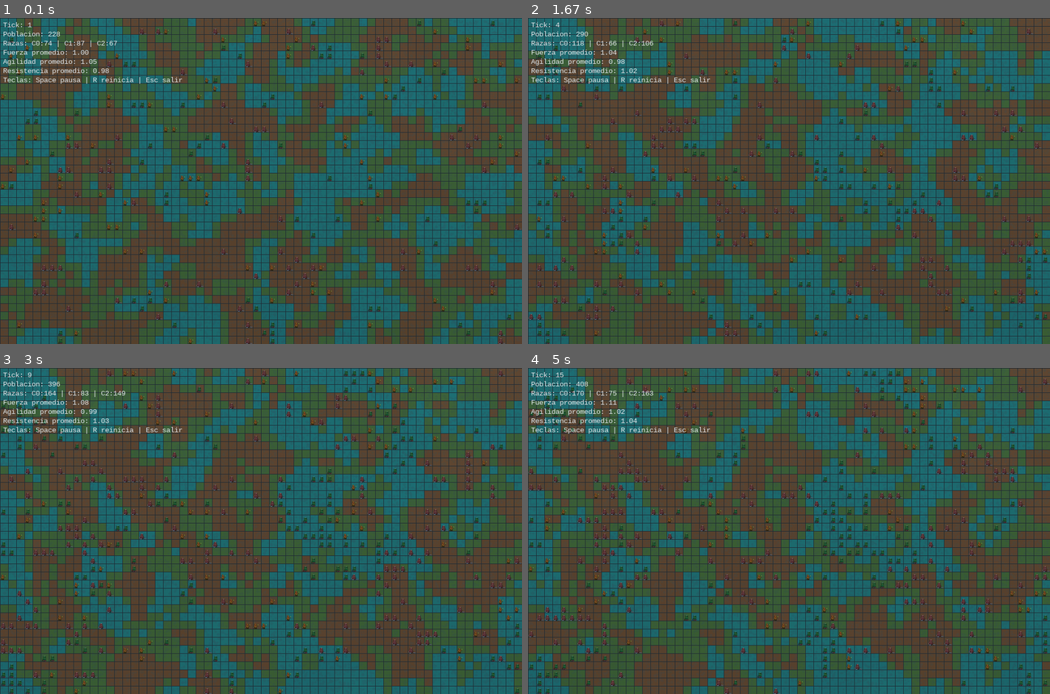
Above: before the commit, frames 1-4 (two rows, left to right).
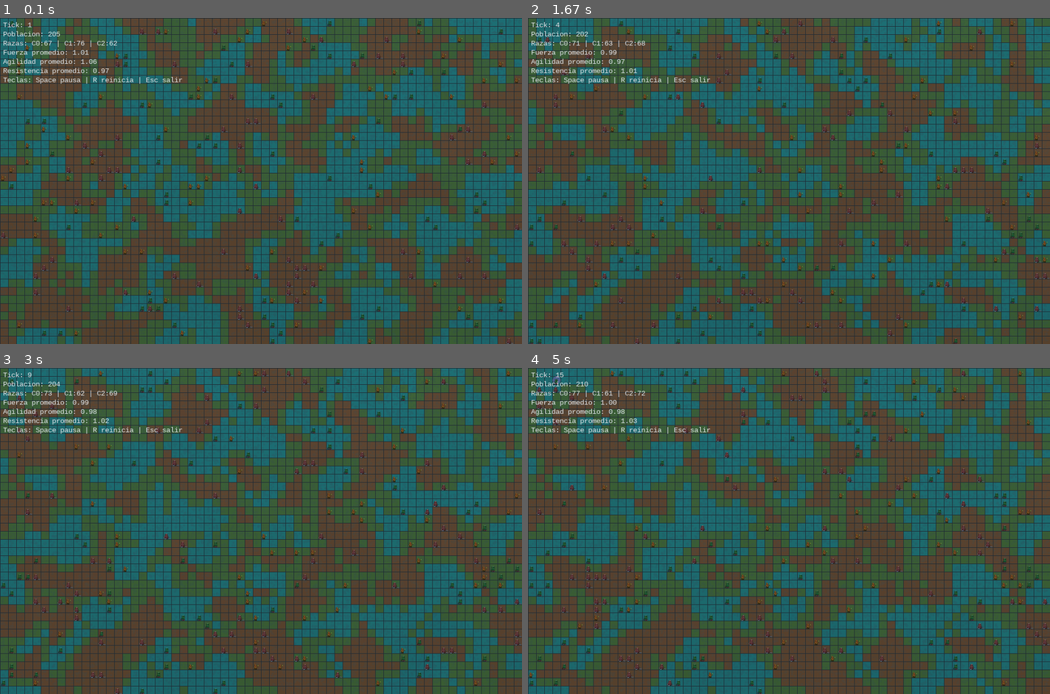
Above: after the commit, the same moments.

Repository: LipezJ/orc-life-game
Game: pygame game, started from src/orc_automata/main.py
Same seed, same stepped clock (60 frames per second), same inputs: the game is played once before the commit and once after it.
Inputs:
- Up to frame 1 (0.1 s): no input
- Up to frame 2 (1.67 s): hold R 0.33-0.8 s; tap Space at 0.83, 1.4 s
- Up to frame 3 (3 s): tap Space at 1.9, 2.38, 2.88 s
- Up to frame 4 (5 s): tap Space every 0.48 s from 3.45 to 4.9 s

The runs differ from the first frame. In frame 1, 2.1% of the frame differs, in the area x 0-99%, y 0-100%; in frame 2, 59%; in frame 3, 59%; in frame 4, 59%, in the area x 0-100%, y 0-100%.

Commit message:
fix virus paint and add more documentation

Diff:
--- a/src/orc_automata/config.py
+++ b/src/orc_automata/config.py
@@ -19,6 +19,8 @@
     reproduction_threshold: float = 6.0
     reproduction_chance: float = 0.12
     reproduction_energy_share: float = 0.35
+    reproduction_overpop_pop_threshold: int = 200
+    reproduction_overpop_factor: float = 0.5
     mutation_rate: float = 0.15
     mutation_scale: float = 0.25
     humidity_penalty: float = 0.18
@@ -29,6 +31,10 @@
     aggression_bias: float = 0.45
     herd_radius: int = 3
     herd_attraction: float = 0.55
+    pair_seek_multiplier: float = 1.8
+    escape_strength_threshold: float = 0.95
+    escape_threat_radius: int = 2
+    escape_threat_weight: float = 0.6
     biome_bonus: float = 0.16
     biome_penalty: float = 0.12
     peace_floor_count: int = 4
@@ -39,7 +45,11 @@
     loner_grit_bonus: float = 0.35
     loner_grit_threshold: int = 3
     support_score_factor: float = 0.12
-    virus_spawn_chance: float = 0.0012
+    virus_spawn_base: float = 0.0002
+    virus_spawn_stressed: float = 0.0012
+    virus_crowd_threshold: int = 6
+    virus_crowd_pop_threshold: int = 150
+    virus_crowd_multiplier: float = 5
     virus_spread_chance: float = 0.04
     virus_duration: int = 30
     virus_energy_penalty: float = 0.6
--- a/src/orc_automata/rendering/pygame_renderer.py
+++ b/src/orc_automata/rendering/pygame_renderer.py
@@ -10,6 +10,8 @@
 from ..config import SimulationSettings
 from ..simulation import Simulation
 from .colors import DEEP_BG, GRID, HUD, blend_biome, color_for_cell, color_for_humidity, color_for_orc
+
+INFECTION_GLOW = (170, 90, 210, 80)
 
 
 class PygameRenderer:
@@ -116,25 +118,20 @@
             pygame.draw.line(self.screen, GRID, (0, y), (self.width_px, y), 1)
 
     def _draw_orcs(self, simulation: Simulation) -> None:
-        margin = 0
         for orc in simulation.orcs():
             x, y = orc.position
-            pos = (x * self.cell_size + margin, y * self.cell_size + margin)
+            cell_surface = pygame.Surface((self.cell_size, self.cell_size), pygame.SRCALPHA)
+            if orc.infected:
+                self._draw_infection_overlay(cell_surface)
             sprite = self._sprite_for_orc(orc)
             if sprite is not None:
-                cell_surface = pygame.Surface((self.cell_size, self.cell_size), pygame.SRCALPHA)
                 rect = sprite.get_rect()
                 rect.center = (self.cell_size // 2, self.cell_size // 2)
                 cell_surface.blit(sprite, rect)
-                self.screen.blit(cell_surface, (x * self.cell_size, y * self.cell_size))
             else:
-                rect = pygame.Rect(
-                    pos[0],
-                    pos[1],
-                    self.cell_size - margin * 2,
-                    self.cell_size - margin * 2,
-                )
-                pygame.draw.rect(self.screen, color_for_orc(orc), rect)
+                rect = pygame.Rect(0, 0, self.cell_size, self.cell_size)
+                pygame.draw.rect(cell_surface, color_for_orc(orc), rect)
+            self.screen.blit(cell_surface, (x * self.cell_size, y * self.cell_size))
 
     def _draw_hud(self, simulation: Simulation, paused: bool) -> None:
         metrics = simulation.metrics()
@@ -179,3 +176,11 @@
         tinted.fill(rgb + (0,), special_flags=pygame.BLEND_RGB_MULT)
         tinted.fill((15, 12, 0, 0), special_flags=pygame.BLEND_RGB_ADD)
         return tinted
+
+    def _draw_infection_overlay(self, surface: pygame.Surface) -> None:
+        radius = max(3, self.cell_size // 2)
+        center = (self.cell_size // 2, self.cell_size // 2)
+        halo = pygame.Surface(surface.get_size(), pygame.SRCALPHA)
+        pygame.draw.circle(halo, INFECTION_GLOW, center, radius)
+        # Halo se queda debajo porque luego se dibuja el sprite encima en la misma surface.
+        surface.blit(halo, (0, 0))
--- a/src/orc_automata/simulation.py
+++ b/src/orc_automata/simulation.py
@@ -118,7 +118,7 @@
             orc.adjust_energy(self.settings.loner_grit_bonus)
 
     def _apply_disease(self, orc: Orc) -> None:
-        if not orc.infected and self.rng.random() < self.settings.virus_spawn_chance:
+        if not orc.infected and self.rng.random() < self._virus_spawn_chance(orc):
             orc.infect(self.settings.virus_duration)
         if not orc.infected:
             return
@@ -162,8 +162,18 @@
         if endangered:
             threshold *= self.settings.endangered_repro_factor
             chance = min(1.0, chance + self.settings.endangered_repro_bonus)
+        # Si la poblacion total es alta, baja la probabilidad.
+        if len(self.population) >= self.settings.reproduction_overpop_pop_threshold:
+            chance *= self.settings.reproduction_overpop_factor
 
         if (orc.energy < threshold) or (self.rng.random() > chance):
+            return False
+        # Requiere al menos un aliado adyacente para reproducirse.
+        ally_adjacent = any(
+            (neighbor := self.environment.get(*coord)) and neighbor.kind == orc.kind
+            for coord in self.environment.occupied_neighbors(*orc.position)
+        )
+        if not ally_adjacent:
             return False
         empties = self.environment.empty_neighbors(*orc.position)
         if not empties:
@@ -279,11 +289,22 @@
     def _choose_move_target(self, orc: Orc, empties: list[tuple[int, int]]) -> tuple[int, int]:
         current_score = self._env_score(orc.kind, orc.position)
         target_vec = self._seek_habitat_direction(orc, current_score)
+        friends_adjacent = any(
+            (neighbor := self.environment.get(*coord)) and neighbor.kind == orc.kind
+            for coord in self.environment.occupied_neighbors(*orc.position)
+        )
+        low_pop = self._kind_count(orc.kind) <= self.settings.endangered_threshold
+        low_strength = orc.strength <= self.settings.escape_strength_threshold
         weighted: list[tuple[float, tuple[int, int]]] = []
         for coord in empties:
             base = self._env_score(orc.kind, coord)
             herd_bonus = self._herd_bonus(orc, coord)
-            desirability = base + herd_bonus
+            if not friends_adjacent:
+                herd_bonus *= self.settings.pair_seek_multiplier
+            threat_penalty = 0.0
+            if low_pop and low_strength:
+                threat_penalty = self._threat_penalty(orc, coord)
+            desirability = base + herd_bonus - threat_penalty
             if target_vec:
                 vx, vy = target_vec
                 dx, dy = coord[0] - orc.position[0], coord[1] - orc.position[1]
@@ -341,6 +362,18 @@
     def _biome_move_bonus(self, kind: int, biome: int) -> float:
         bonus, penalty = self._biome_effect(kind, biome)
         return bonus * 1.0 - penalty * 0.7
+
+    def _virus_spawn_chance(self, orc: Orc) -> float:
+        # Mayor probabilidad cuando esta en un bioma que lo penaliza.
+        biome = self.environment.biome_at(*orc.position)
+        _bonus, penalty = self._biome_effect(orc.kind, biome)
+        base = self.settings.virus_spawn_stressed if penalty > 0 else self.settings.virus_spawn_base
+        # Si hay mucha poblacion y esta rodeado de su clase, aumenta el riesgo.
+        if len(self.population) >= self.settings.virus_crowd_pop_threshold:
+            friends, _ = self._social_counts(orc)
+            if friends >= self.settings.virus_crowd_threshold:
+                base *= self.settings.virus_crowd_multiplier
+        return base
 
     def _env_score(self, kind: int, coord: tuple[int, int]) -> float:
         humidity = self.environment.humidity_at(*coord)
@@ -395,6 +428,21 @@
         net = friends - foes * 0.6
         return net * self.settings.support_score_factor
 
+    def _threat_penalty(self, orc: Orc, coord: tuple[int, int]) -> float:
+        radius = self.settings.escape_threat_radius
+        if radius <= 0:
+            return 0.0
+        ox, oy = coord
+        enemies = 0
+        for y in range(max(0, oy - radius), min(self.environment.height, oy + radius + 1)):
+            for x in range(max(0, ox - radius), min(self.environment.width, ox + radius + 1)):
+                if x == ox and y == oy:
+                    continue
+                other = self.environment.get(x, y)
+                if other and other.kind != orc.kind:
+                    enemies += 1
+        return enemies * self.settings.escape_threat_weight
+
     def _effective_fitness(self, orc: Orc) -> float:
         fitness = orc.fitness()
         if orc.infected:
Not shown, changed: README.md
